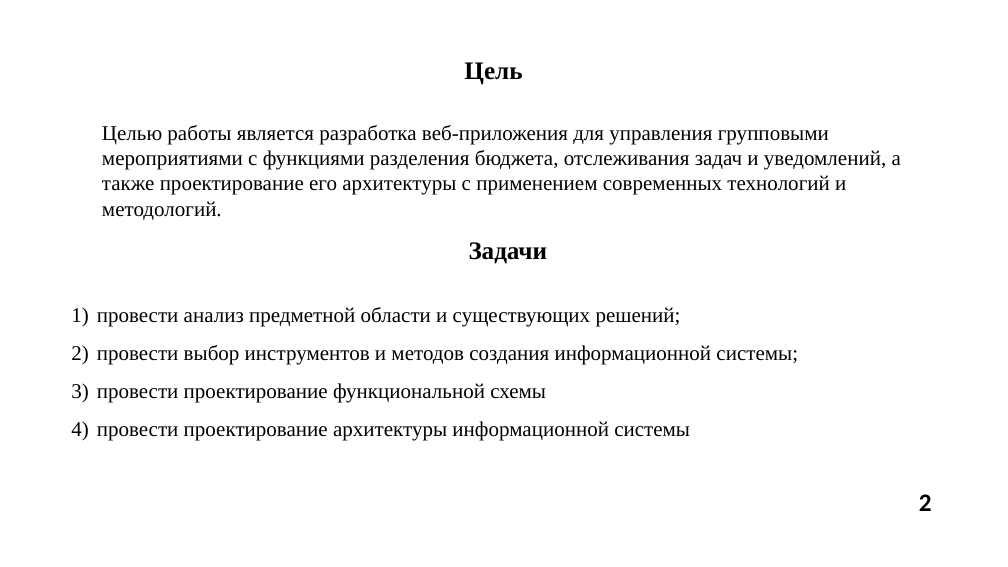
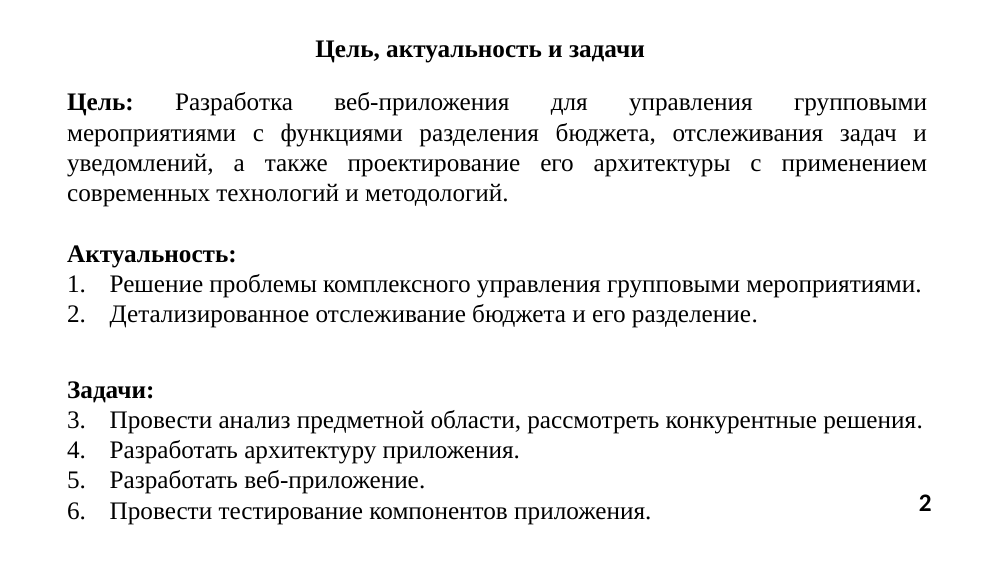
Before and after one commit to PabloPerdolie/eventManagement, a slide deck: slide 2 of диплом/ПРЕДДИПЛОМНАЯ_ПРАКТИКА/ПДП_Презентация_ИКБО-30-21_ПарусовПА.pptx. Drawn at 1008x567 pixels with LibreOffice and Linux fonts; fonts in the diff are those of the drawing; background and template pictures are left out. Boxes give left, top, right and bottom in pixels: in the first picture for what was removed or moved away, otherwise in the second. Text is boxed around its words. In the diff, an @@ line names an element or a change of style, - is before the commit and + after.

```diff
--- a/диплом/ПРЕДДИПЛОМНАЯ_ПРАКТИКА/ПДП_Презентация_ИКБО-30-21_ПарусовПА.pptx
+++ b/диплом/ПРЕДДИПЛОМНАЯ_ПРАКТИКА/ПДП_Презентация_ИКБО-30-21_ПарусовПА.pptx
@@ title at [315, 40, 645, 63]: text changed @@
-Цель
+Цель, актуальность и задачи
@@ text at [67, 92, 927, 525]: text changed; size 20 to 24 pt @@
-Целью работы является разработка веб-приложения для управления групповыми мероприятиями с функциями разделения бюджета, отслеживания задач и уведомлений, а также проектирование его архитектуры с применением современных технологий и методологий.
-Задачи
-1) провести анализ предметной области и существующих решений;
-2) провести выбор инструментов и методов создания информационной системы;
-3) провести проектирование функциональной схемы
-4) провести проектирование архитектуры информационной системы
+Цель: Разработка веб-приложения для управления групповыми мероприятиями с функциями разделения бюджета, отслеживания задач и уведомлений, а также проектирование его архитектуры с применением современных технологий и методологий.
+Актуальность:
+1. Решение проблемы комплексного управления групповыми мероприятиями.
+2. Детализированное отслеживание бюджета и его разделение.
+Задачи:
+1. Провести анализ предметной области, рассмотреть конкурентные решения.
+2. Разработать архитектуру приложения.
+3. Разработать веб-приложение.
+4. Провести тестирование компонентов приложения.
```
Also in this commit, not shown: 12 other slides changed, 4 slides added, 5 slides removed, 31 other files.
